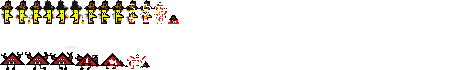
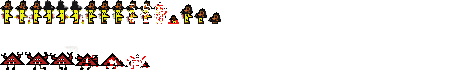
Before/after of a (450, 70) layered artwork. What changed in the layer stack:
painted on "spriteSheet.png" over [180, 0, 221, 24]
